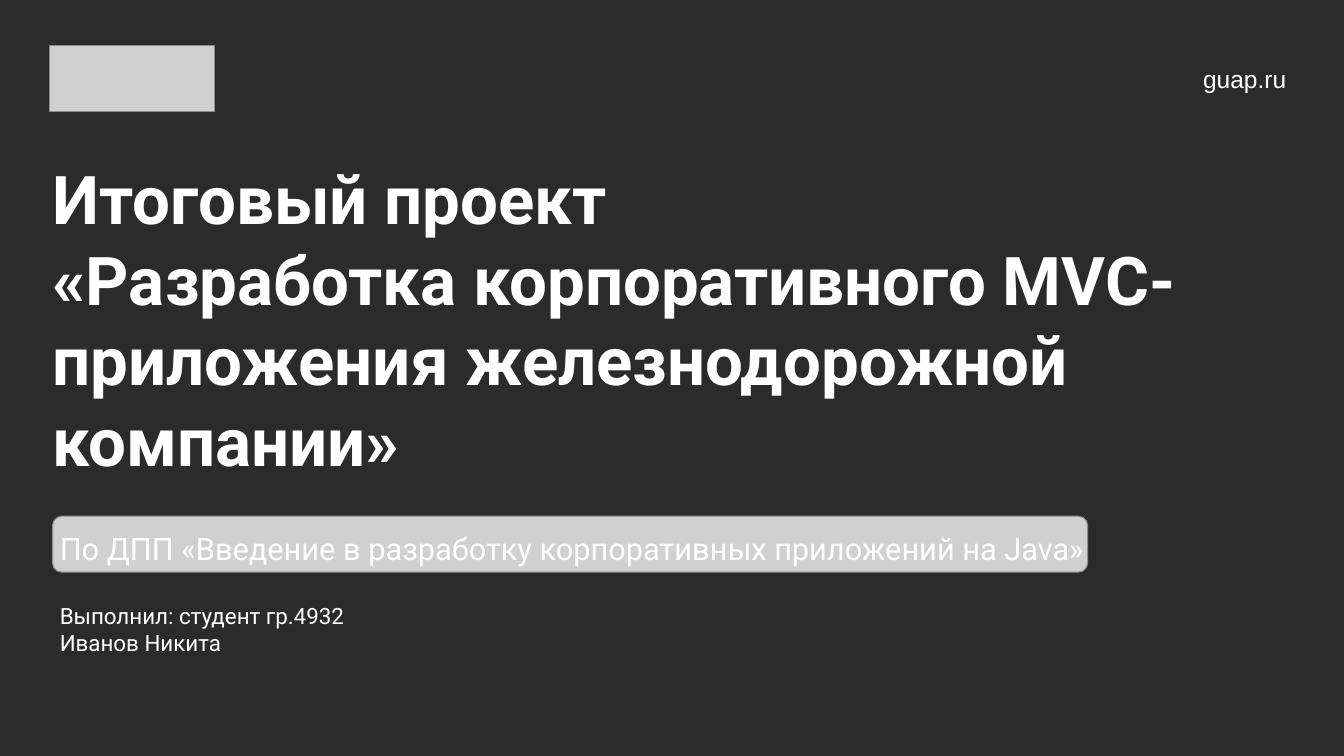
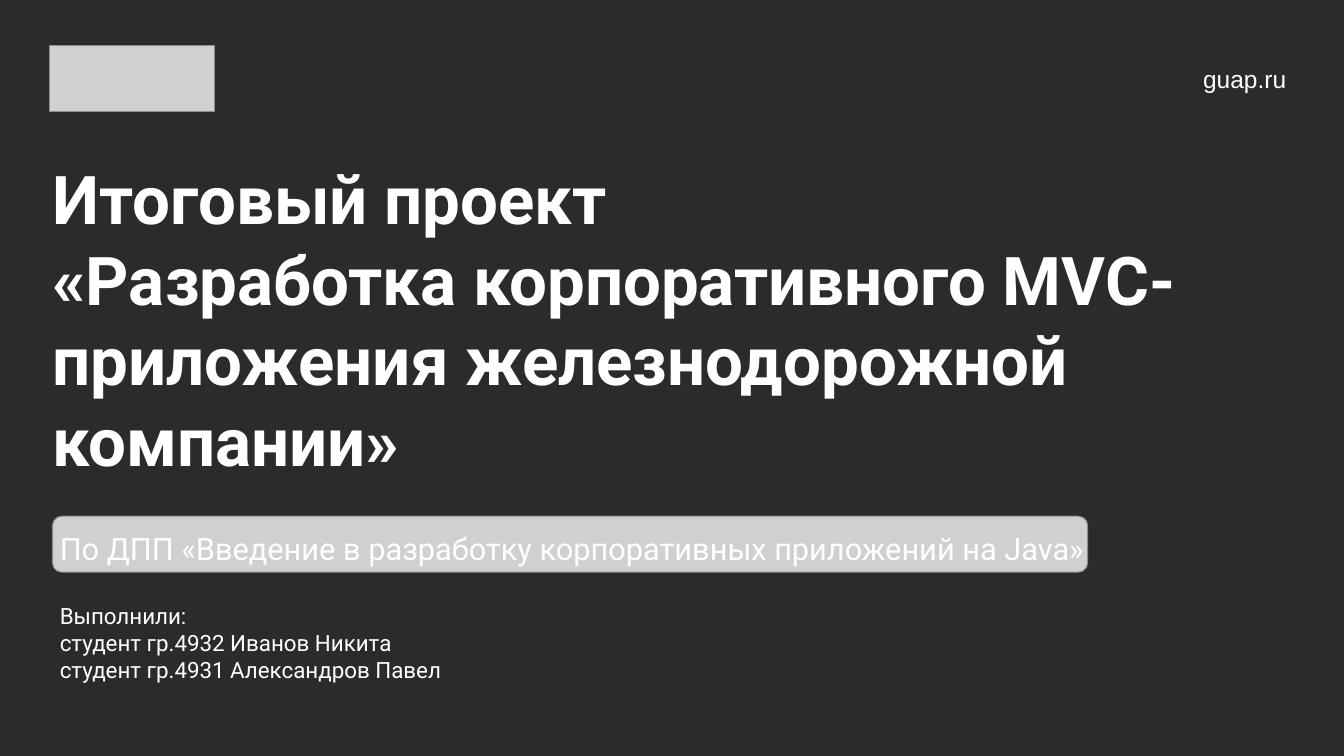
Before and after one commit to limenitiz/trains-web-app, a slide deck: slide 1 of doc/Введение_в_разработку_корпоративных_приложений_на_Java.pptx. Drawn at 1344x756 pixels with LibreOffice and Linux fonts; fonts in the diff are those of the drawing; grey boxes stand for pictures; background and template pictures are left out; a plain dark background stands for a picture behind light text. Boxes give left, top, right and bottom in pixels: in the first picture for what was removed or moved away, otherwise in the second. Text is boxed around its words. In the diff, an @@ line names an element or a change of style, - is before the commit and + after.

```diff
--- a/doc/Введение_в_разработку_корпоративных_приложений_на_Java.pptx
+++ b/doc/Введение_в_разработку_корпоративных_приложений_на_Java.pptx
@@ text at [60, 608, 441, 683]: text changed @@
-Выполнил: студент гр.4932
-Иванов Никита
+Выполнили:
+студент гр.4932 Иванов Никита
+студент гр.4931 Александров Павел
```
Also in this commit, not shown: 10 other slides changed, 4 slides added, 14 other files.
